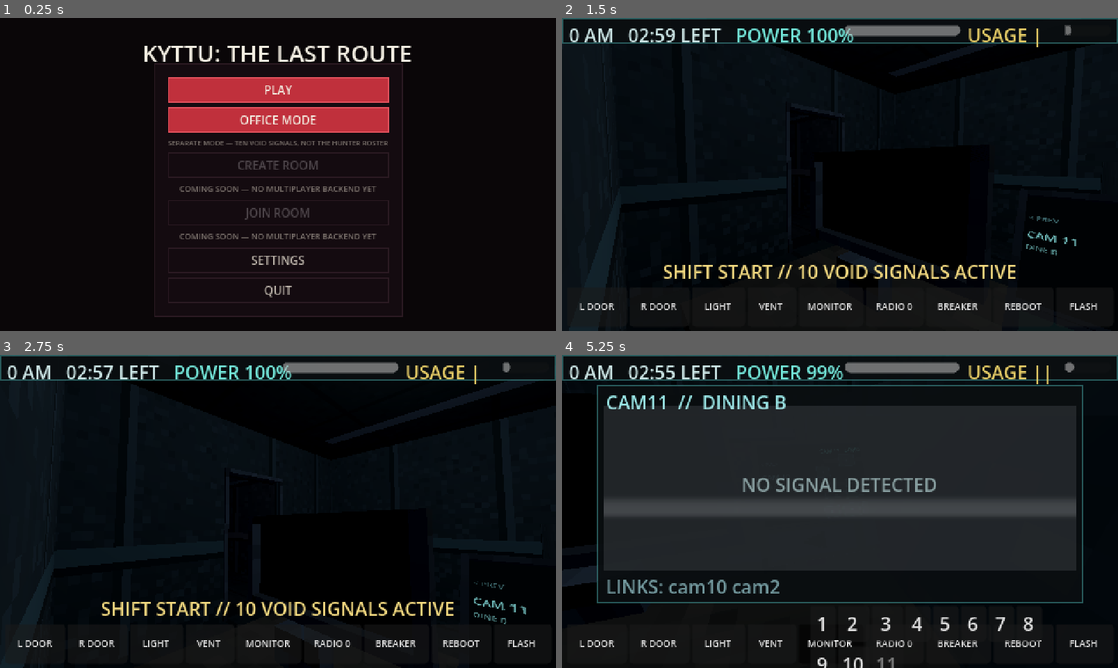
Above: before the commit, frames 1-4 (two rows, left to right).
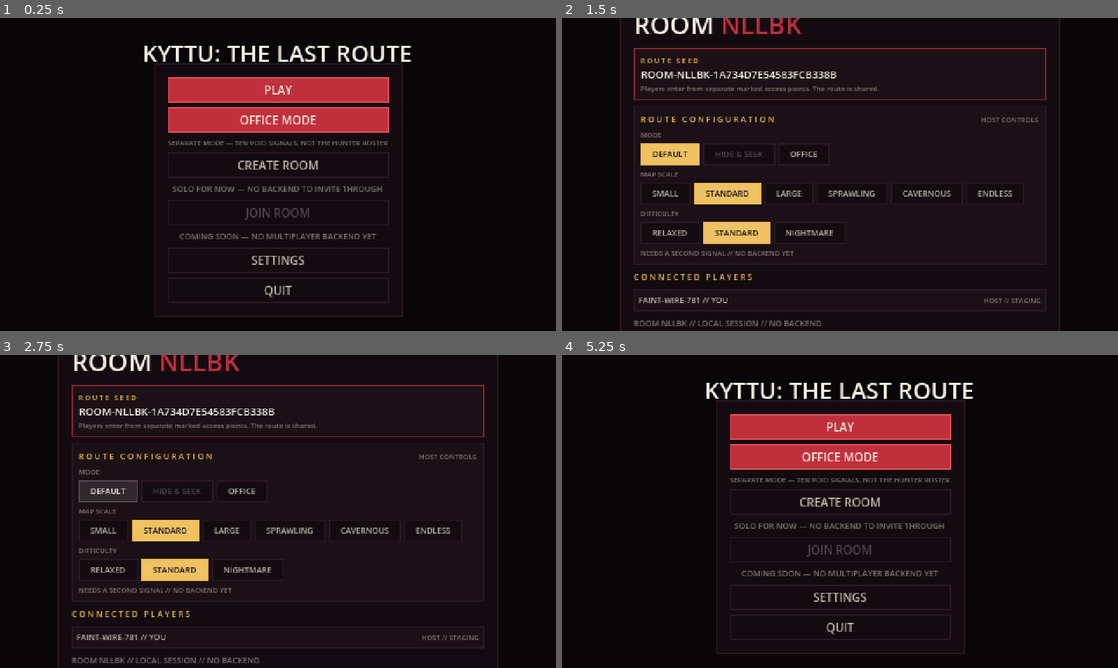
Above: after the commit, the same moments.

Repository: KyttuXD/LastRouteGodot
Game: Godot game, scene res://scenes/main_menu.tscn
Same seed, same stepped clock (60 frames per second), same inputs: the game is played once before the commit and once after it.
Inputs (mouse positions are in pixels of both pictures, inside the frame that each line leads up to):
- Up to frame 1 (0.25 s): no input
- Up to frame 2 (1.5 s): click "OFFICE MODE" at 0.5 s; click (667, 193) at 1.25 s, where only the run after the commit has a clickable "DEFAULT"
- Up to frame 3 (2.75 s): click (105, 492) at 2 s, where only the run after the commit has a clickable "DEFAULT"
- Up to frame 4 (5.25 s): click (806, 492) at 2.75 s, where only the run after the commit has a clickable "OFFICE"; click (806, 530) at 3.5 s, where only the run after the commit has a clickable "OFFICE"; click (817, 646) at 4.25 s, where only the run after the commit has a clickable "REROLL ROUTE"; click (901, 646) at 5 s, where only the run after the commit has a clickable "LEAVE ROOM"

The runs differ from the first frame. In frame 1, 0.6% of the frame differs, in the area x 31-69%, y 45-56%; in frame 2, 33%; in frame 3, 34%; in frame 4, 53%, in the area x 0-100%, y 0-100%.

Commit message:
Make singleplayer a room with one player in it
Every way into the game now opens a ROOM and lands on staging, including the
solo ones. Singleplayer is not a separate path: it is a room seating one
player, hosted locally, with no transport attached.

That is the whole reason to do this before there is any networking. The things
a run needs -- which mode, which seed, how big, how hard -- live on the room
rather than on whoever pressed a button, so PLAY and OFFICE MODE becoming
CREATE ROOM and JOIN ROOM is a rename and not a rewrite. A joined room will
fill the same fields from the host instead of from create_local, and nothing
downstream of room_state.gd has to know the difference.

CREATE ROOM is live now, because opening a room never needed a backend -- only
having someone else JOIN one does. JOIN is the single button still waiting on
milestone 9.

Rules that will matter online are already the ROOM's rather than the menu's.
HIDE & SEEK is unavailable with nobody to hide from, enforced in set_mode and
not by a disabled button, so it holds wherever a mode gets picked. Office Mode
seats one however the room was opened, because the mode is a lone night shift
and its premise is that there is nobody to call.

The room seeds GameState rather than each mode scene seeding itself, which is
the part that has to be true before any networking is worth writing: two
players entering the same room get the same building. The run seed is derived
from the printed route seed rather than stored beside it, so the string on
screen and the facility on the floor cannot disagree about which route this is.

Staging follows the web build -- amber system line, room code, the route seed
in an inset block with a crimson rule, the host's configuration as quick button
groups, then the seats. Built from Palette in code for the same reason the
pause overlay is.

Co-Authored-By: Claude Opus 5 <noreply@anthropic.com>

Diff:
--- a/project.godot
+++ b/project.godot
@@ -19,6 +19,7 @@
 GameState="*res://src/autoload/game_state.gd"
 Settings="*res://src/autoload/settings.gd"
 MouseLock="*res://src/autoload/mouse_lock.gd"
+RoomState="*res://src/autoload/room_state.gd"
 
 [display]
 
--- a/scenes/main_menu.tscn
+++ b/scenes/main_menu.tscn
@@ -204,15 +204,14 @@
 [node name="CreateRoomButton" type="Button" parent="ButtonPanel/ButtonBox"]
 unique_name_in_owner = true
 layout_mode = 2
-tooltip_text = "Multiplayer isn't implemented yet."
-disabled = true
+tooltip_text = "Open a room. Solo until there is a backend to invite anyone through."
 text = "CREATE ROOM"
 
 [node name="CreateRoomCaption" type="Label" parent="ButtonPanel/ButtonBox"]
 layout_mode = 2
 theme_override_colors/font_color = Color(0.8, 0.62, 0.38, 0.9)
 theme_override_font_sizes/font_size = 7
-text = "COMING SOON — NO MULTIPLAYER BACKEND YET"
+text = "SOLO FOR NOW — NO BACKEND TO INVITE THROUGH"
 horizontal_alignment = 1
 autowrap_mode = 2
 
--- /dev/null
+++ b/scenes/room_lobby.tscn
@@ -0,0 +1,12 @@
+[gd_scene load_steps=2 format=3]
+
+[ext_resource type="Script" path="res://src/ui/room_lobby.gd" id="1_lobby"]
+
+; Staging. The screen is built in code from Palette -- see room_lobby.gd for
+; why -- so this scene is just the Control it draws into.
+[node name="RoomLobby" type="Control"]
+layout_mode = 3
+anchors_preset = 15
+anchor_right = 1.0
+anchor_bottom = 1.0
+script = ExtResource("1_lobby")
--- /dev/null
+++ b/scripts/validate_room.gd
@@ -0,0 +1,90 @@
+extends RefCounted
+
+## Headless check on the room.
+##
+## The point of introducing rooms before there is any networking is that
+## singleplayer stops being a second code path -- so what is worth testing is
+## exactly that: a solo session really is a one-player room, and the rules that
+## will matter online (which modes need other people, who seats how many) are
+## properties of the ROOM rather than of whichever button was pressed.
+##
+## Run with:
+##   godot4 --headless res://scenes/validate.tscn -- room
+
+var _failures := 0
+
+
+func _fail(message: String) -> void:
+	print("  FAIL  %s" % message)
+	_failures += 1
+
+
+func _expect(condition: bool, message: String) -> void:
+	if not condition:
+		_fail(message)
+
+
+func run(host: Node) -> int:
+	RoomState.create_local(RoomState.Mode.DEFAULT)
+	_expect(RoomState.code.length() == RoomState.CODE_LENGTH,
+		"room code is %d characters" % RoomState.code.length())
+	for glyph in RoomState.code:
+		_expect(RoomState.CODE_ALPHABET.contains(glyph),
+			"room code contains '%s', which is not in the spoken-aloud alphabet" % glyph)
+	_expect(RoomState.players.size() == 1, "a local room seated %d players"
+		% RoomState.players.size())
+	_expect(RoomState.is_host, "the host of a local room is not the local player")
+	_expect(not RoomState.online, "a local room reports itself online")
+	_expect(RoomState.seed_text.begins_with("ROOM-%s-" % RoomState.code),
+		"route seed %s does not name its own room" % RoomState.seed_text)
+
+	# The seed on screen and the facility on the floor must agree, which means
+	# the run seed is derived from the text rather than stored beside it.
+	var before := RoomState.run_seed()
+	_expect(RoomState.run_seed() == before, "run seed is not stable for one route")
+	var text := RoomState.seed_text
+	RoomState.reroll_seed()
+	_expect(RoomState.seed_text != text, "rerolling produced the same route")
+	_expect(RoomState.code == RoomState.code, "rerolling changed the room code")
+	_expect(RoomState.run_seed() != before, "a new route seed gave the same run seed")
+
+	# HIDE & SEEK needs someone to hide from. That is the room's rule, so it
+	# has to hold when set_mode is called directly and not only when a button
+	# happens to be disabled.
+	_expect(not RoomState.mode_available(RoomState.Mode.HIDE_SEEK),
+		"HIDE & SEEK is offered with nobody else in the room")
+	RoomState.set_mode(RoomState.Mode.HIDE_SEEK)
+	_expect(RoomState.mode != RoomState.Mode.HIDE_SEEK,
+		"set_mode let an unavailable mode through")
+	_expect(not RoomState.mode_unavailable_reason(RoomState.Mode.HIDE_SEEK).is_empty(),
+		"an unavailable mode gives no reason")
+	for allowed in [RoomState.Mode.DEFAULT, RoomState.Mode.OFFICE]:
+		_expect(RoomState.mode_available(allowed),
+			"%s is unavailable solo" % RoomState.MODE_LABELS[allowed])
+
+	# Office Mode is singleplayer by design, however the room was opened.
+	RoomState.create_local(RoomState.Mode.OFFICE)
+	_expect(RoomState.seats() == 1, "office mode seats %d" % RoomState.seats())
+	_expect(RoomState.start_label() == "START OFFICE SHIFT",
+		"office staging says '%s'" % RoomState.start_label())
+	RoomState.create_local(RoomState.Mode.DEFAULT)
+	_expect(RoomState.seats() == RoomState.MAX_PLAYERS,
+		"a route seats %d, not %d" % [RoomState.seats(), RoomState.MAX_PLAYERS])
+	_expect(RoomState.start_label() == "ENTER ROUTE",
+		"route staging says '%s'" % RoomState.start_label())
+
+	# Staging has to actually draw, since it is built entirely in code.
+	var lobby: Node = load("res://scenes/room_lobby.tscn").instantiate()
+	host.get_tree().root.add_child(lobby)
+	await host.get_tree().process_frame
+	await host.get_tree().process_frame
+	_expect(lobby.get_child_count() > 1, "the staging screen drew nothing")
+	lobby.queue_free()
+	await host.get_tree().process_frame
+
+	if _failures == 0:
+		print("  room      %s seats %d, seed %s"
+			% [RoomState.code, RoomState.seats(), RoomState.seed_text])
+		print("  rules     HIDE & SEEK held back offline, office seats one")
+		print("room OK")
+	return _failures
--- a/scripts/validate_runner.gd
+++ b/scripts/validate_runner.gd
@@ -13,7 +13,7 @@
 ##
 ##   godot4 --headless res://scenes/validate.tscn -- pause layout camera_console
 
-const SUITES := ["pause", "maze", "layout", "camera_console"]
+const SUITES := ["room", "pause", "maze", "layout", "camera_console"]
 
 
 func _ready() -> void:
--- /dev/null
+++ b/src/autoload/room_state.gd
@@ -0,0 +1,189 @@
+extends Node
+
+## The room a session belongs to.
+##
+## Singleplayer is not a separate path here -- it is a room with one player in
+## it, hosted locally, with no transport attached. That is the whole point of
+## introducing this before there is any networking: every entry into the game
+## already goes through a room, so adding multiplayer later means giving the
+## room a transport rather than rewriting how runs start.
+##
+## Concretely, the things a run needs -- which mode, which seed, how big the
+## map, how hard -- live on the room, not on whoever pressed the button. When
+## PLAY and OFFICE MODE become CREATE ROOM and JOIN ROOM, nothing downstream of
+## this file has to change: a joined room fills these same fields from the host
+## instead of from `create_local`.
+##
+## Mirrors the web build's staging screen, including its vocabulary (route
+## seed, signals, staging) and its offline rule: without a backend you get the
+## modes that do not need anyone else.
+
+signal changed
+
+enum Mode { DEFAULT, HIDE_SEEK, OFFICE }
+enum Scale { SMALL, STANDARD, LARGE, SPRAWLING, CAVERNOUS, ENDLESS }
+enum Difficulty { RELAXED, STANDARD, NIGHTMARE }
+
+## The web build calls a slot a "signal" and seats sixteen of them.
+const MAX_PLAYERS := 16
+
+## Room codes are read aloud and typed in, so the alphabet drops the glyphs
+## that get confused doing either: I/1, O/0, and lowercase entirely.
+const CODE_ALPHABET := "ABCDEFGHJKLMNPQRSTUVWXYZ23456789"
+const CODE_LENGTH := 5
+
+const MODE_LABELS := {
+	Mode.DEFAULT: "DEFAULT", Mode.HIDE_SEEK: "HIDE & SEEK", Mode.OFFICE: "OFFICE",
+}
+const SCALE_LABELS := {
+	Scale.SMALL: "SMALL", Scale.STANDARD: "STANDARD", Scale.LARGE: "LARGE",
+	Scale.SPRAWLING: "SPRAWLING", Scale.CAVERNOUS: "CAVERNOUS",
+	Scale.ENDLESS: "ENDLESS",
+}
+const DIFFICULTY_LABELS := {
+	Difficulty.RELAXED: "RELAXED", Difficulty.STANDARD: "STANDARD",
+	Difficulty.NIGHTMARE: "NIGHTMARE",
+}
+
+## Which scene each mode opens. OFFICE is its own self-contained shift and
+## shares no state with a Last Route run.
+const MODE_SCENES := {
+	Mode.DEFAULT: "res://scenes/main_3d.tscn",
+	Mode.HIDE_SEEK: "res://scenes/main_3d.tscn",
+	Mode.OFFICE: "res://scenes/office_3d.tscn",
+}
+
+var code := ""
+## The full route seed, shown on the staging screen and the in-run HUD so two
+## players can confirm they are on the same route.
+var seed_text := ""
+var mode: Mode = Mode.DEFAULT
+var map_scale: Scale = Scale.STANDARD
+var difficulty: Difficulty = Difficulty.STANDARD
+## Display names, host first. One entry while offline.
+var players: PackedStringArray = []
+## False until there is a backend. Everything that would need one asks this.
+var online := false
+var is_host := true
+
+
+func _ready() -> void:
+	# A room always exists, so nothing has to null-check it. Landing straight
+	# in a mode from the editor gets a valid singleplayer room.
+	if code.is_empty():
+		create_local(Mode.DEFAULT)
+
+
+## Open a room on this machine with one player in it.
+##
+## This IS singleplayer. There is no second code path to keep in step, which is
+## the reason to do it now rather than after the networking exists.
+func create_local(for_mode: Mode) -> void:
+	code = _make_code()
+	mode = for_mode
+	map_scale = Scale.STANDARD
+	difficulty = Difficulty.STANDARD
+	online = false
+	is_host = true
+	players = PackedStringArray([_make_callsign()])
+	reroll_seed()
+	changed.emit()
+
+
+## A fresh route for the same room. The web build regenerates the facility from
+## the seed, so changing it is how you get a different building without leaving
+## staging.
+func reroll_seed() -> void:
+	var stamp := "%d%d" % [Time.get_ticks_usec(), randi()]
+	seed_text = "ROOM-%s-%s" % [code, stamp.md5_text().substr(0, 20).to_upper()]
+	changed.emit()
+
+
+## The seed as GameState wants it. Derived from the text rather than stored
+## separately, so the string on screen and the facility on the floor cannot
+## disagree about which route this is.
+func run_seed() -> int:
+	return abs(int(seed_text.hash()))
+
+
+## Whether a mode can be picked in this room's current state.
+##
+## HIDE & SEEK needs someone to hide from, so it is unavailable offline. That
+## is a property of the room rather than a disabled button in the menu, so the
+## rule holds wherever a mode gets chosen.
+func mode_available(candidate: Mode) -> bool:
+	if candidate == Mode.HIDE_SEEK:
+		return online and players.size() > 1
+	return true
+
+
+func mode_unavailable_reason(candidate: Mode) -> String:
+	if candidate == Mode.HIDE_SEEK and not online:
+		return "NEEDS A SECOND SIGNAL // NO BACKEND YET"
+	if candidate == Mode.HIDE_SEEK:
+		return "NEEDS A SECOND SIGNAL IN THE ROOM"
+	return ""
+
+
+## What the button that leaves staging should say, in the web build's words.
+func start_label() -> String:
+	return "START OFFICE SHIFT" if mode == Mode.OFFICE else "ENTER ROUTE"
+
+
+func mode_label() -> String:
+	return String(MODE_LABELS.get(mode, "?"))
+
+
+## Office Mode is singleplayer by design -- the mode is a lone night shift, and
+## its whole premise is that there is nobody else to call. It seats one however
+## the room was opened.
+func seats() -> int:
+	return 1 if mode == Mode.OFFICE else MAX_PLAYERS
+
+
+func set_mode(value: Mode) -> void:
+	if mode == value or not mode_available(value):
+		return
+	mode = value
+	changed.emit()
+
+
+func set_map_scale(value: Scale) -> void:
+	if map_scale == value:
+		return
+	map_scale = value
+	changed.emit()
+
+
+func set_difficulty(value: Difficulty) -> void:
+	if difficulty == value:
+		return
+	difficulty = value
+	changed.emit()
+
+
+## Leave staging and start the run this room describes.
+##
+## The room seeds GameState rather than the mode scene seeding itself, so two
+## players entering the same room get the same building -- which is the part
+## that has to be true before any networking is worth writing.
+func enter(tree: SceneTree) -> void:
+	if mode != Mode.OFFICE:
+		GameState.start_new_run(run_seed())
+	tree.change_scene_to_file(String(MODE_SCENES.get(mode, MODE_SCENES[Mode.DEFAULT])))
+
+
+static func _make_code() -> String:
+	var out := ""
+	for i in CODE_LENGTH:
+		out += CODE_ALPHABET[randi() % CODE_ALPHABET.length()]
+	return out
+
+
+## A callsign in the web build's shape -- QUIET-EYE-307. Anonymous on purpose:
+## a room is joined by code, and nobody has an account yet.
+static func _make_callsign() -> String:
+	const FIRST := ["QUIET", "LOW", "DIM", "COLD", "LONG", "THIN", "FAINT", "LAST"]
+	const SECOND := ["EYE", "STEP", "LAMP", "WIRE", "ROUTE", "DOOR", "SIGNAL", "WATCH"]
+	return "%s-%s-%d" % [FIRST[randi() % FIRST.size()],
+		SECOND[randi() % SECOND.size()], 100 + randi() % 900]
--- a/src/ui/main_menu.gd
+++ b/src/ui/main_menu.gd
@@ -1,12 +1,20 @@
 extends Control
 
-## Startup screen. PLAY is the only functional way to start a game right now
-## — it launches a solo run directly. CREATE ROOM / JOIN ROOM stay disabled
-## in the scene itself: no multiplayer backend exists yet (MIGRATION.md
-## milestone 9 is unstarted), so there is nothing for them to call.
+## Startup screen.
+##
+## Every play button opens a ROOM and lands on staging, including the solo
+## ones. Singleplayer is a room with one player in it, hosted locally with no
+## transport attached, so the route a run takes to start is already the route a
+## multiplayer run will take -- see src/autoload/room_state.gd.
+##
+## That is what makes PLAY and OFFICE MODE becoming CREATE ROOM and JOIN ROOM
+## a rename rather than a rewrite. CREATE ROOM is live now for the same reason:
+## opening a room never needed a backend, only having someone else JOIN one
+## does, so JOIN is the single button still waiting on milestone 9.
 
 @onready var play_button: Button = %PlayButton
 @onready var office_button: Button = %OfficeButton
+@onready var create_room_button: Button = %CreateRoomButton
 @onready var settings_button: Button = %SettingsButton
 @onready var quit_button: Button = %QuitButton
 @onready var settings_overlay: SettingsPanel = %SettingsOverlay
@@ -19,6 +27,7 @@
 	_apply_palette()
 	play_button.pressed.connect(_on_play_pressed)
 	office_button.pressed.connect(_on_office_pressed)
+	create_room_button.pressed.connect(_on_create_room_pressed)
 	settings_button.pressed.connect(_on_settings_pressed)
 	quit_button.pressed.connect(_on_quit_pressed)
 
@@ -63,14 +72,31 @@
 			caption.add_theme_color_override("font_color", Palette.MUTED)
 
 
+## Both play buttons open a ROOM now, rather than a scene.
+##
+## Singleplayer is a room with one player in it, hosted locally with no
+## transport attached -- so the path a run takes to start is already the path a
+## multiplayer run will take. When these become CREATE ROOM and JOIN ROOM,
+## nothing past this point changes: a joined room fills the same fields from
+## the host instead of from create_local.
 func _on_play_pressed() -> void:
-	get_tree().change_scene_to_file("res://scenes/main_3d.tscn")
+	RoomState.create_local(RoomState.Mode.DEFAULT)
+	get_tree().change_scene_to_file("res://scenes/room_lobby.tscn")
 
 
-## Office Mode is a separate, self-contained shift — it shares no state with
-## a Last Route run, so it just swaps scenes (see MIGRATION.md).
+## Office Mode is a separate, self-contained shift — it shares no state with a
+## Last Route run (see MIGRATION.md) — but it still stages through a room, so
+## there is one way into the game rather than two.
 func _on_office_pressed() -> void:
-	get_tree().change_scene_to_file("res://scenes/office_3d.tscn")
+	RoomState.create_local(RoomState.Mode.OFFICE)
+	get_tree().change_scene_to_file("res://scenes/room_lobby.tscn")
+
+
+## CREATE ROOM does exactly what PLAY does. It is enabled now because opening
+## a room never needed a backend -- only having someone else JOIN one does.
+func _on_create_room_pressed() -> void:
+	RoomState.create_local(RoomState.Mode.DEFAULT)
+	get_tree().change_scene_to_file("res://scenes/room_lobby.tscn")
 
 
 func _on_settings_pressed() -> void:
--- /dev/null
+++ b/src/ui/room_lobby.gd
@@ -0,0 +1,208 @@
+extends Control
+
+## The staging screen: the room you are about to enter a route from.
+##
+## Built from Palette in code rather than as a scene, for the same reason the
+## pause overlay is -- colours written into a .tscn are invisible to a palette
+## change. Layout follows the web build's own staging screen: amber system
+## line, the room code, the route seed in an inset block with a crimson rule,
+## then the host's configuration and the seats.
+##
+## Offline this shows exactly what it shows online, minus the modes that need
+## other people. That is deliberate: the screen is not a singleplayer menu
+## wearing a room's clothes, it IS the room, so nothing here has to change when
+## a transport arrives.
+
+const ROW_HEIGHT := 13
+
+
+func _ready() -> void:
+	MouseLock.release_all()
+	set_anchors_preset(Control.PRESET_FULL_RECT)
+	RoomState.changed.connect(_rebuild)
+	_rebuild()
+
+
+func _rebuild() -> void:
+	for child in get_children():
+		child.queue_free()
+
+	var background := ColorRect.new()
+	background.color = Palette.BACKDROP
+	background.set_anchors_preset(Control.PRESET_FULL_RECT)
+	add_child(background)
+
+	var panel := PanelContainer.new()
+	panel.add_theme_stylebox_override("panel", Palette.panel_box(Palette.PANEL,
+		Palette.PANEL_EDGE, 12))
+	panel.set_anchors_preset(Control.PRESET_CENTER)
+	panel.grow_horizontal = Control.GROW_DIRECTION_BOTH
+	panel.grow_vertical = Control.GROW_DIRECTION_BOTH
+	panel.offset_left = -190
+	panel.offset_right = 190
+	panel.offset_top = -118
+	panel.offset_bottom = 118
+	add_child(panel)
+
+	var column := VBoxContainer.new()
+	column.add_theme_constant_override("separation", 5)
+	panel.add_child(column)
+
+	var header := HBoxContainer.new()
+	column.add_child(header)
+	header.add_child(_label(Palette.track("CO-OP STAGING SIGNAL"), Palette.AMBER, 7))
+	var spacer := Control.new()
+	spacer.size_flags_horizontal = Control.SIZE_EXPAND_FILL
+	header.add_child(spacer)
+	header.add_child(_label("%d / %d SIGNALS" % [RoomState.players.size(),
+		RoomState.seats()], Palette.MUTED, 7))
+
+	var title := HBoxContainer.new()
+	title.add_theme_constant_override("separation", 6)
+	column.add_child(title)
+	title.add_child(_label("ROOM", Palette.INK, 22))
+	title.add_child(_label(RoomState.code, Palette.CRIMSON, 22))
+
+	column.add_child(_seed_block())
+	column.add_child(_config_block())
+	column.add_child(_label(Palette.track("CONNECTED PLAYERS"), Palette.AMBER, 7))
+	for name in RoomState.players:
+		column.add_child(_player_row(String(name)))
+	column.add_child(_label(
+		"ROOM %s // SIGNAL STABLE" % RoomState.code if RoomState.online
+		else "ROOM %s // LOCAL SESSION // NO BACKEND" % RoomState.code,
+		Palette.MUTED, 7))
+	column.add_child(_actions())
+
+
+func _seed_block() -> Control:
+	var box := PanelContainer.new()
+	box.add_theme_stylebox_override("panel",
+		Palette.panel_box(Palette.INSET, Palette.CRIMSON_DEEP, 6))
+	var stack := VBoxContainer.new()
+	stack.add_theme_constant_override("separation", 1)
+	box.add_child(stack)
+	stack.add_child(_label(Palette.track("ROUTE SEED"), Palette.AMBER, 6))
+	stack.add_child(_label(RoomState.seed_text, Palette.INK, 9))
+	stack.add_child(_label(
+		"Players enter from separate marked access points. The route is shared.",
+		Palette.MUTED, 6))
+	return box
+
+
+func _config_block() -> Control:
+	var box := PanelContainer.new()
+	box.add_theme_stylebox_override("panel", Palette.panel_box(Palette.INSET,
+		Palette.PANEL_EDGE, 6))
+	var stack := VBoxContainer.new()
+	stack.add_theme_constant_override("separation", 3)
+	box.add_child(stack)
+
+	var head := HBoxContainer.new()
+	stack.add_child(head)
+	head.add_child(_label(Palette.track("ROUTE CONFIGURATION"), Palette.AMBER, 7))
+	var spacer := Control.new()
+	spacer.size_flags_horizontal = Control.SIZE_EXPAND_FILL
+	head.add_child(spacer)
+	head.add_child(_label("HOST CONTROLS" if RoomState.is_host else "HOST DECIDES",
+		Palette.MUTED, 6))
+
+	stack.add_child(_label("MODE", Palette.MUTED, 6))
+	stack.add_child(_toggles(RoomState.MODE_LABELS, RoomState.mode,
+		func(value: int) -> void: RoomState.set_mode(value),
+		func(value: int) -> bool: return RoomState.mode_available(value)))
+
+	# Office Mode is one person at a desk; scale and difficulty are the maze's
+	# dials and would be lying about doing something here.
+	if RoomState.mode != RoomState.Mode.OFFICE:
+		stack.add_child(_label("MAP SCALE", Palette.MUTED, 6))
+		stack.add_child(_toggles(RoomState.SCALE_LABELS, RoomState.map_scale,
+			func(value: int) -> void: RoomState.set_map_scale(value),
+			func(_value: int) -> bool: return true))
+		stack.add_child(_label("DIFFICULTY", Palette.MUTED, 6))
+		stack.add_child(_toggles(RoomState.DIFFICULTY_LABELS, RoomState.difficulty,
+			func(value: int) -> void: RoomState.set_difficulty(value),
+			func(_value: int) -> bool: return true))
+
+	var note := RoomState.mode_unavailable_reason(RoomState.Mode.HIDE_SEEK)
+	stack.add_child(_label(note if not note.is_empty()
+		else "The host configures the shared route.", Palette.MUTED, 6))
+	return box
+
+
+## A row of mutually exclusive buttons, amber-filled when selected -- the web
+## build's quick button groups.
+func _toggles(labels: Dictionary, selected: int, on_pick: Callable,
+		is_allowed: Callable) -> Control:
+	var row := HBoxContainer.new()
+	row.add_theme_constant_override("separation", 3)
+	for value in labels:
+		var button := Button.new()
+		button.text = String(labels[value])
+		button.add_theme_font_size_override("font_size", 7)
+		button.custom_minimum_size = Vector2(0, ROW_HEIGHT)
+		button.focus_mode = Control.FOCUS_ALL
+		var allowed: bool = is_allowed.call(value)
+		Palette.style_button(button, false)
+		if value == selected:
+			button.add_theme_stylebox_override("normal",
+				Palette.button_box(Palette.AMBER_FILL, Palette.AMBER))
+			button.add_theme_color_override("font_color", Palette.ON_AMBER)
+		button.disabled = not allowed
+		if allowed:
+			button.pressed.connect(func() -> void: on_pick.call(value))
+		row.add_child(button)
+	return row
+
+
+func _player_row(name: String) -> Control:
+	var box := PanelContainer.new()
+	box.add_theme_stylebox_override("panel", Palette.panel_box(Palette.INSET,
+		Palette.PANEL_EDGE, 4))
+	var row := HBoxContainer.new()
+	box.add_child(row)
+	row.add_child(_label("%s // YOU" % name, Palette.BODY, 7))
+	var spacer := Control.new()
+	spacer.size_flags_horizontal = Control.SIZE_EXPAND_FILL
+	row.add_child(spacer)
+	row.add_child(_label("HOST // STAGING", Palette.MUTED, 6))
+	return box
+
+
+func _actions() -> Control:
+	var row := HBoxContainer.new()
+	row.add_theme_constant_override("separation", 5)
+
+	var enter := Button.new()
+	enter.text = RoomState.start_label()
+	enter.add_theme_font_size_override("font_size", 10)
+	enter.custom_minimum_size = Vector2(0, 18)
+	Palette.style_button(enter, true)
+	enter.pressed.connect(func() -> void: RoomState.enter(get_tree()))
+	row.add_child(enter)
+
+	var reroll := Button.new()
+	reroll.text = "REROLL ROUTE"
+	reroll.add_theme_font_size_override("font_size", 7)
+	reroll.custom_minimum_size = Vector2(0, 18)
+	Palette.style_button(reroll, false)
+	reroll.pressed.connect(func() -> void: RoomState.reroll_seed())
+	row.add_child(reroll)
+
+	var leave := Button.new()
+	leave.text = "LEAVE ROOM"
+	leave.add_theme_font_size_override("font_size", 7)
+	leave.custom_minimum_size = Vector2(0, 18)
+	Palette.style_button(leave, false)
+	leave.pressed.connect(func() -> void:
+		get_tree().change_scene_to_file("res://scenes/main_menu.tscn"))
+	row.add_child(leave)
+	return row
+
+
+func _label(text: String, tint: Color, size: int) -> Label:
+	var label := Label.new()
+	label.text = text
+	label.add_theme_color_override("font_color", tint)
+	label.add_theme_font_size_override("font_size", size)
+	return label
Not shown, added: scripts/validate_room.gd.uid
Not shown, added: src/autoload/room_state.gd.uid
Not shown, added: src/ui/room_lobby.gd.uid
